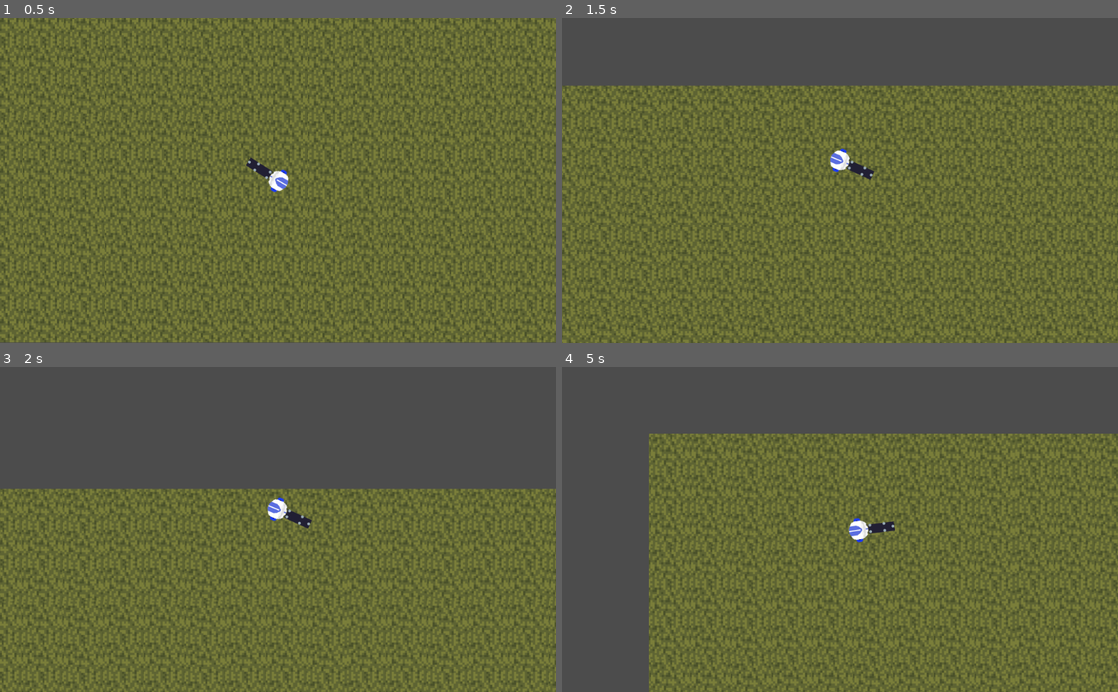
Above: before the commit, frames 1-4 (two rows, left to right).
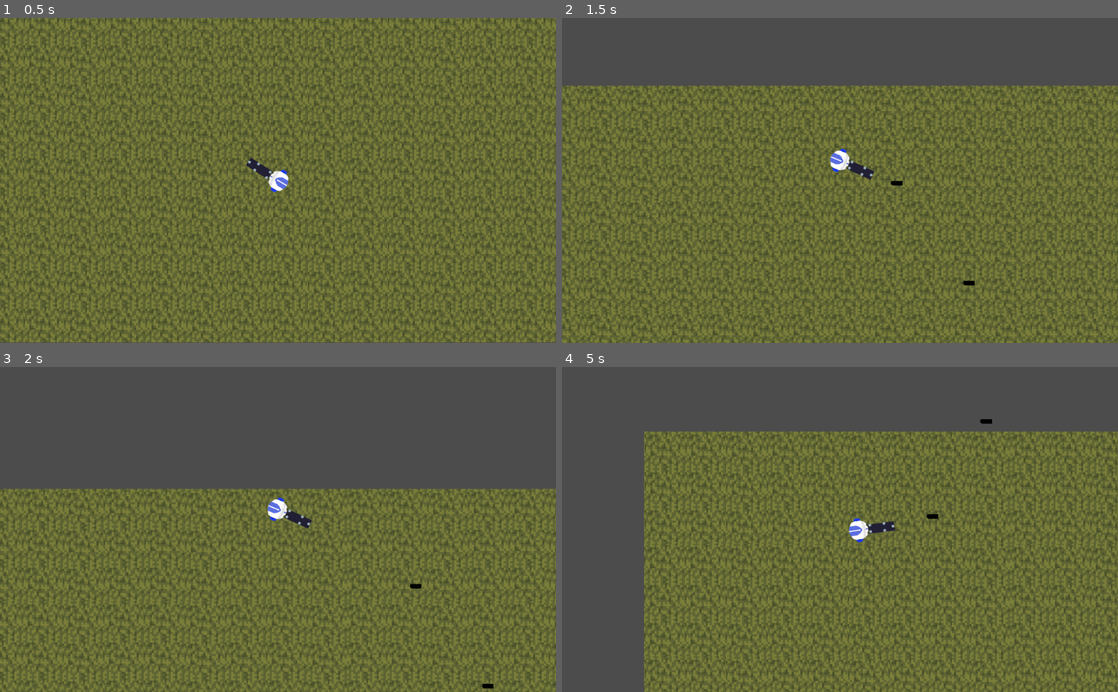
Above: after the commit, the same moments.

Repository: mikolajlubiak/hotroyal
Game: Godot game, scene res://tło.tscn
Two runs of this game, one before a commit and one after it. Both use one fixed random seed, a clock stepped at 60 frames per second and the inputs below.
Inputs (mouse positions are in pixels of both pictures, inside the frame that each line leads up to):
- Up to frame 1 (0.5 s): no input
- Up to frame 2 (1.5 s): move the mouse to (812, 245) at 0.52 s; hold W (ui_up) from 0.53 s (still down); tap G (fire) at 0.6, 1.35 s; move the mouse to (1006, 229) at 1.27 s
- Up to frame 3 (2 s): keep holding W (ui_up)
- Up to frame 4 (5 s): move the mouse to (673, 480) at 2.02 s; release W (ui_up) at 2.03 s; hold A (ui_left) 2.03-3.53 s; tap G (fire) every 0.75 s from 2.1 to 4.35 s; move the mouse to (867, 529) at 2.77 s; move the mouse to (756, 448) at 3.52 s; hold S (ui_down) 3.53-4.28 s; move the mouse to (962, 513) at 4.27 s; hold D (ui_right) from 4.28 s (still down)

Frame 1 is identical in both runs. In frame 2, less than 0.1% of the frame differs, in the area x 59-75%, y 50-83%; in frame 3, less than 0.1%; in frame 4, 21%, in the area x 14-100%, y 16-100%.
Error after the commit: Invalid set index 'velocity' (on base: 'Node2D') with value of type 'Vector2'. (res://Player/movementplayer.gd:19)

Commit message:
nie dziala movement.gd a dokladnie :bullet.velocity = get_global_mouse_position() - bullet.position

Diff:
--- /dev/null
+++ b/Bullet.gd
@@ -0,0 +1,8 @@
+extends KinematicBody2D
+
+var velocity = Vector2(1, 0)
+var speed = 300
+
+func _physics_process(delta):
+
+	var collision_info = move_and_collide(velocity.normalized() * delta * speed)
--- a/Bullet.tscn
+++ b/Bullet.tscn
@@ -1,23 +1,23 @@
-[gd_scene load_steps=3 format=2]
+[gd_scene load_steps=4 format=2]
 
 [ext_resource path="res://Sprites/ammoo.png" type="Texture" id=1]
+[ext_resource path="res://Bullet.gd" type="Script" id=2]
 
 [sub_resource type="CapsuleShape2D" id=1]
 radius = 4.75771
 
-[node name="Bullet" type="RigidBody2D"]
-contacts_reported = 1
-contact_monitor = true
+[node name="Node2D" type="Node2D"]
 
-[node name="Sprite" type="Sprite" parent="."]
+[node name="KinematicBody2D" type="KinematicBody2D" parent="."]
+script = ExtResource( 2 )
+
+[node name="CollisionShape2D" type="CollisionShape2D" parent="KinematicBody2D"]
+rotation = 1.5708
+shape = SubResource( 1 )
+
+[node name="Sprite" type="Sprite" parent="KinematicBody2D"]
 position = Vector2( -29, -4 )
 rotation = 1.56945
 scale = Vector2( 1.04628, 1.25735 )
 texture = ExtResource( 1 )
 region_rect = Rect2( 770, 800, 70, 100 )
-
-[node name="CollisionShape2D" type="CollisionShape2D" parent="."]
-rotation = 1.5708
-shape = SubResource( 1 )
-
-[connection signal="body_entered" from="." to="." method="_on_Bullet_body_entered"]
--- a/Player/movementplayer.gd
+++ b/Player/movementplayer.gd
@@ -2,10 +2,22 @@
 
 export (int) var speed = 200
 const bulletPath = preload('res://Bullet.tscn')
+
+func _process(delta):
+	if Input.is_action_just_pressed("fire"):
+		shoot()
+
+	$Node2D.look_at(get_global_mouse_position())
+
+
 func shoot():
 	var bullet = bulletPath.instance()
+
 	get_parent().add_child(bullet)
-	bullet.position = $Position2D.position
+	bullet.position = $Node2D/Position2D.global_position
+
+	bullet.velocity = get_global_mouse_position() - bullet.position
+
 
 
 
--- a/tło.tscn
+++ b/tło.tscn
@@ -48,7 +48,9 @@
 scale = Vector2( 0.493156, -0.314084 )
 shape = SubResource( 1 )
 
-[node name="Position2D" type="Position2D" parent="Player/KinematicBody2D"]
+[node name="Node2D" type="Node2D" parent="Player/KinematicBody2D"]
+
+[node name="Position2D" type="Position2D" parent="Player/KinematicBody2D/Node2D"]
 position = Vector2( 70, 3 )
 __meta__ = {
 "_gizmo_extents_": 21.9
